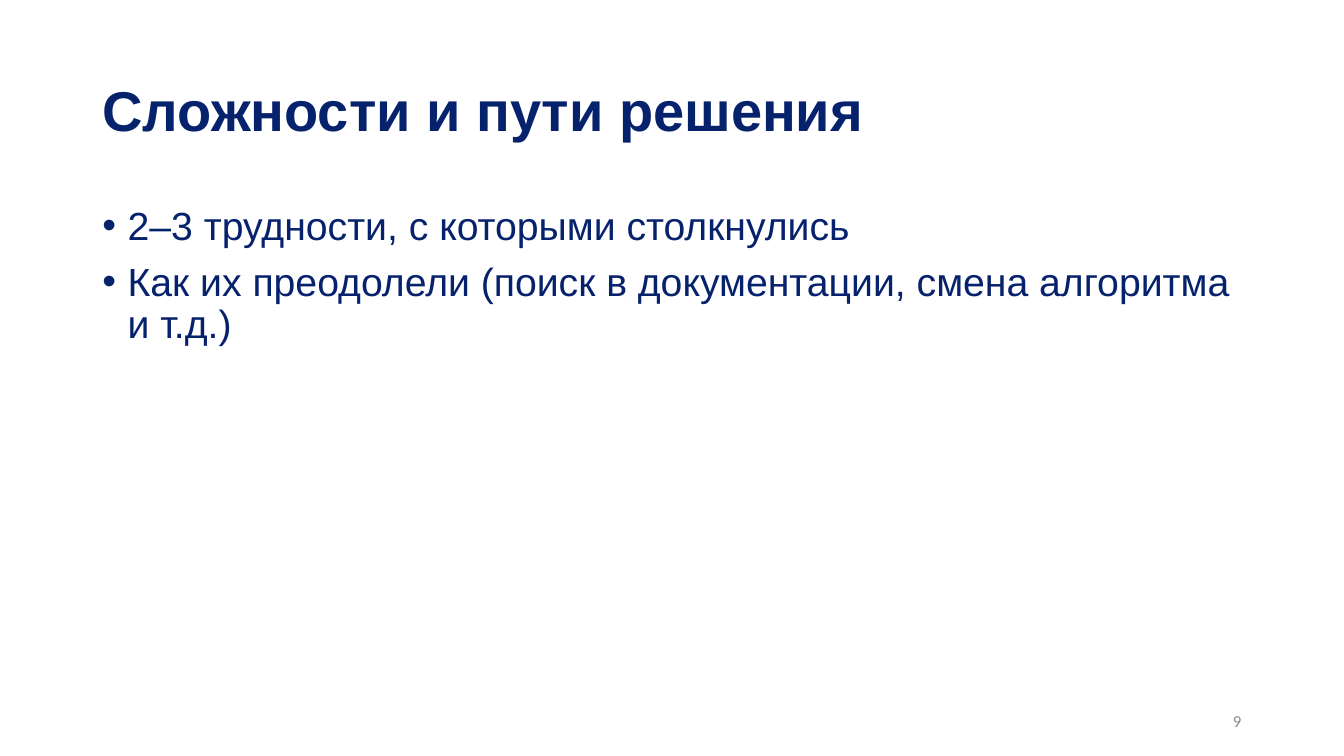
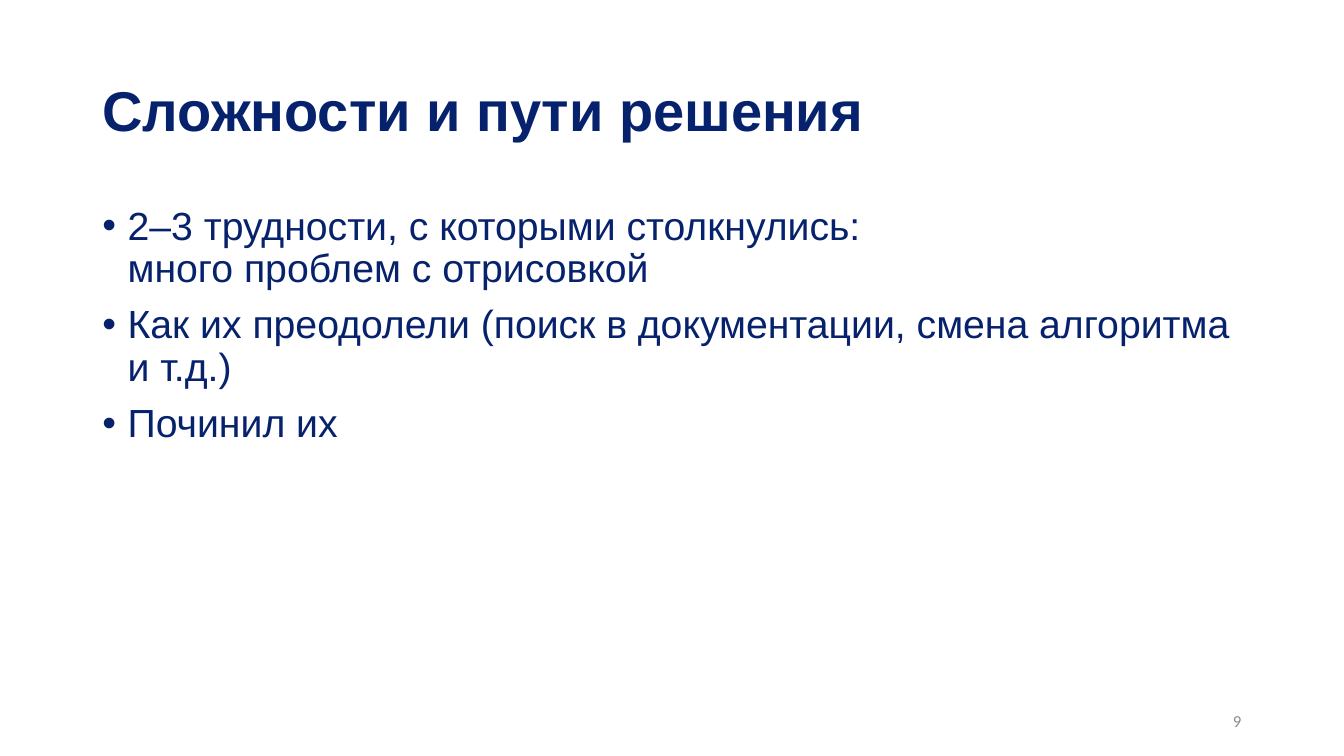
Before and after one commit to f3f44/ConGame, a slide deck: slide 9 of presentation.pptx. Drawn at 1344x756 pixels with LibreOffice and Linux fonts; fonts in the diff are those of the drawing; background and template pictures are left out. Boxes give left, top, right and bottom in pixels: in the first picture for what was removed or moved away, otherwise in the second. Text is boxed around its words. In the diff, an @@ line names an element or a change of style, - is before the commit and + after.

```diff
--- a/presentation.pptx
+++ b/presentation.pptx
@@ text at [128,212,861,290]: text changed @@
-• 2–3 трудности, с которыми столкнулись
+• 2–3 трудности, с которыми столкнулись:
+  много проблем с отрисовкой
@@ text at [128,410,337,438]: paragraph added @@
+• Починил их
```
Also in this commit, not shown: 4 other slides changed, 5 other files.
